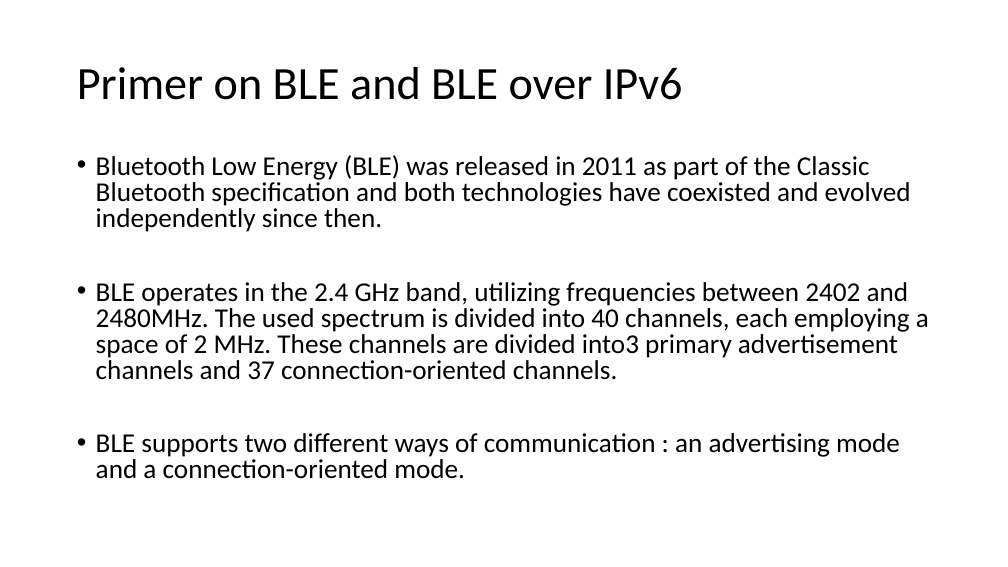
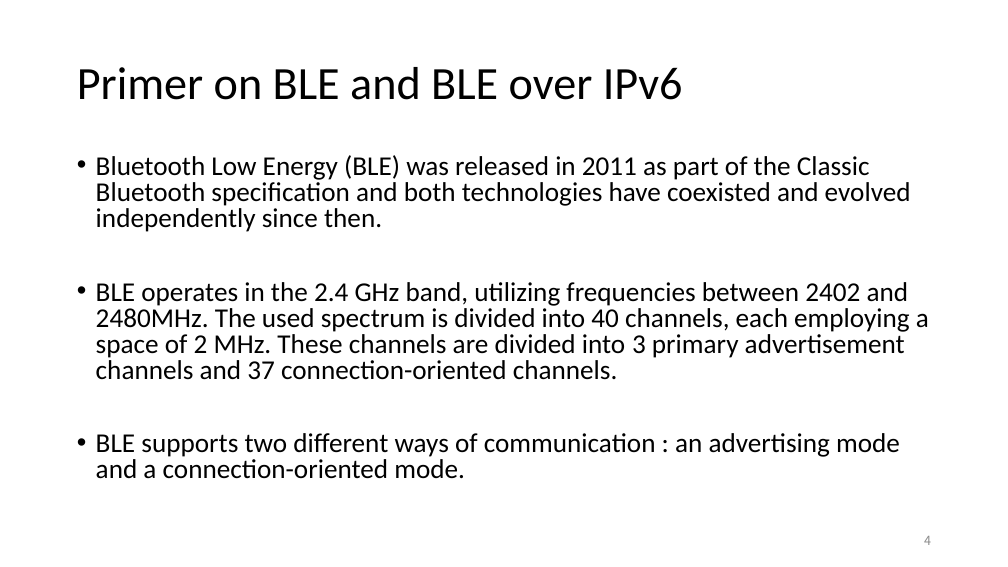
Before and after one commit to EKOISMYLOVE/NTUT_GM_PPT, a slide deck: slide 4 of A BLE-based multi-gateway network infrastructure with handover support for mobile BLE peripherals.pptx. Drawn at 1008x567 pixels with LibreOffice and Linux fonts; fonts in the diff are those of the drawing. Boxes give left, top, right and bottom in pixels: in the first picture for what was removed or moved away, otherwise in the second. Text is boxed around its words. In the diff, an @@ line names an element or a change of style, - is before the commit and + after.

```diff
--- a/A BLE-based multi-gateway network infrastructure with handover support for mobile BLE peripherals.pptx
+++ b/A BLE-based multi-gateway network infrastructure with handover support for mobile BLE peripherals.pptx
@@ text at bbox=[96, 282, 929, 380]: spaces changed @@
-• BLE operates in the 2.4 GHz band, utilizing frequencies between 2402 and 2480MHz. The used spectrum is divided into 40 channels, each employing a space of 2 MHz. These channels are divided into3 primary advertisement channels and 37 connection-oriented channels.
+• BLE operates in the 2.4 GHz band, utilizing frequencies between 2402 and 2480MHz. The used spectrum is divided into 40 channels, each employing a space of 2 MHz. These channels are divided into 3 primary advertisement channels and 37 connection-oriented channels.
@@ page number added at bbox=[924, 536, 931, 545], 12 pt, text #8C8C8C @@
+4
```
Also in this commit, not shown: 8 other slides changed, 9 slides added.
